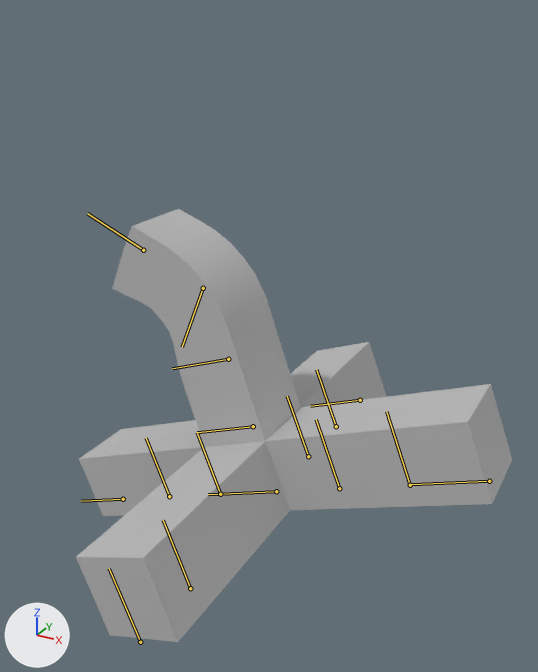
The FBX model FbxExporter/Resources/Import/wavybox.fbx as it was, and as the next commit left it.
Rendered twice from a camera (50 mm lens) standing at (0.0809, -0.1517, 0.1464) and looking at (-0.0017, -0.0015, 0.0713). The axes (+X, +Y, +Z) are drawn at lower left. The lights are the same throughout. Both versions are drawn at frame 31 of the action 'Take 001'; the numbers are the values there. The bones that bend it are drawn over the model as lines.
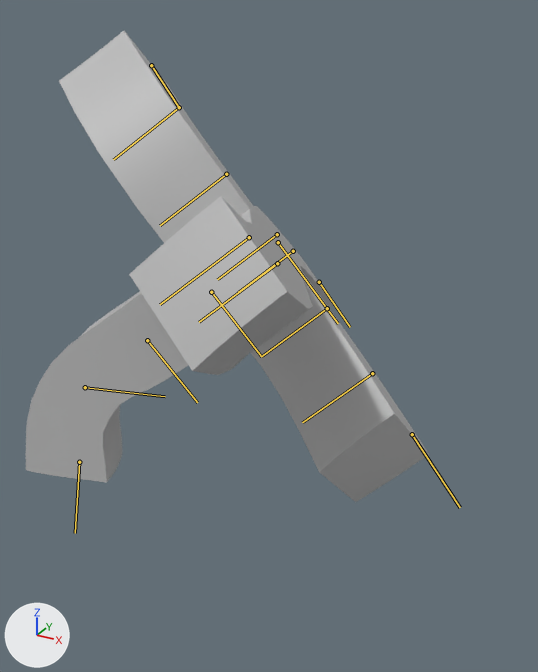
Changed parts and their boxes [x1, y1, x2, y2] in the pictures (538 x 672 px):
'pCube1', posed (8% narrower, 9% taller)
    before: [76, 209, 512, 642]
    after: [26, 31, 429, 502]
bone 'joint1', root to tip
    before: (276, 491) to (208, 494)
    after: (278, 242) to (338, 323)
bone 'joint6', root to tip
    before: (308, 456) to (287, 396)
    after: (277, 234) to (217, 279)
bone 'joint7', root to tip
    before: (336, 426) to (316, 369)
    after: (293, 251) to (238, 292)
bone 'joint9', root to tip
    before: (220, 494) to (197, 432)
    after: (327, 308) to (261, 356)
bone 'joint10', root to tip
    before: (169, 496) to (146, 438)
    after: (372, 373) to (302, 422)
bone 'joint15', root to tip
    before: (339, 488) to (316, 419)
    after: (226, 174) to (160, 225)
bone 'joint16', root to tip
    before: (410, 485) to (386, 411)
    after: (179, 107) to (113, 159)
bone 'joint18', root to tip
    before: (190, 588) to (163, 520)
    after: (277, 263) to (199, 322)

The change in detail:
Bone 'joint1' (bone_joint1) moves from (2.41, 0.0, 0.0) to (9.53, 0.0, 0.0).
Bone 'joint1' (bone_joint1) turns from (0, 0, 22) to (-10, -29, 132) degrees about its own x, y and z.
Bone 'joint6' (bone_joint6) turns from (0, 0, 0) to (0, 24, 0) degrees about its own x, y and z.
Bone 'joint7' (bone_joint7) turns from (0, 0, 0) to (0, 22, 0) degrees about its own x, y and z.
Bone 'joint9' (bone_joint9) turns from (0, 0, 0) to (0, 35, 0) degrees about its own x, y and z.
Bone 'joint10' (bone_joint10) turns from (0, 0, 0) to (0, 22, 0) degrees about its own x, y and z.
Bone 'joint15' (bone_joint15) turns from (0, 0, 0) to (0, 17, 0) degrees about its own x, y and z.
Bone 'joint16' (bone_joint16) turns from (0, 0, 0) to (0, 29, 0) degrees about its own x, y and z.
Bone 'joint18' (bone_joint18) turns from (0, 0, 0) to (0, 27, 0) degrees about its own x, y and z.
